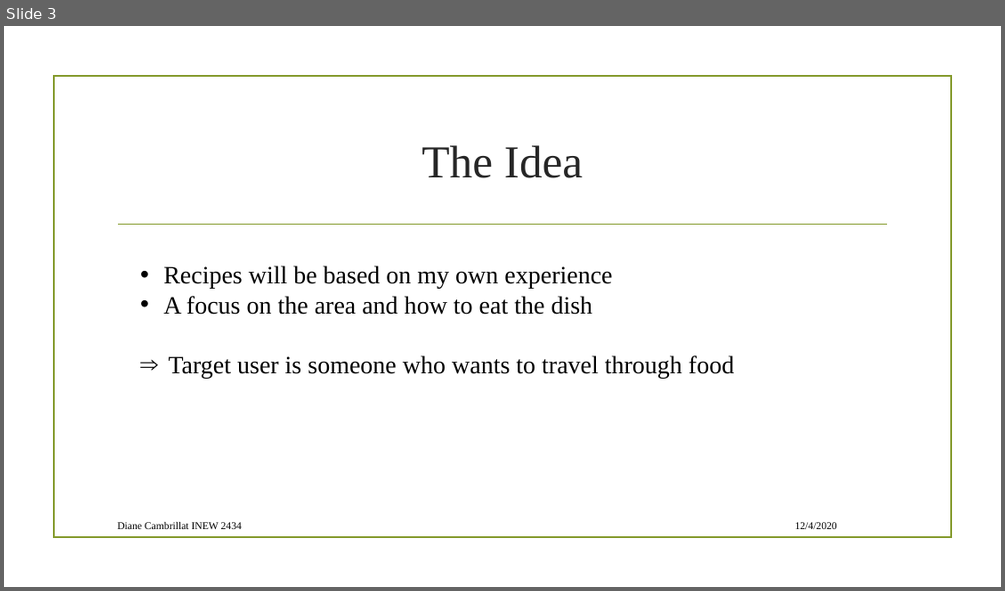
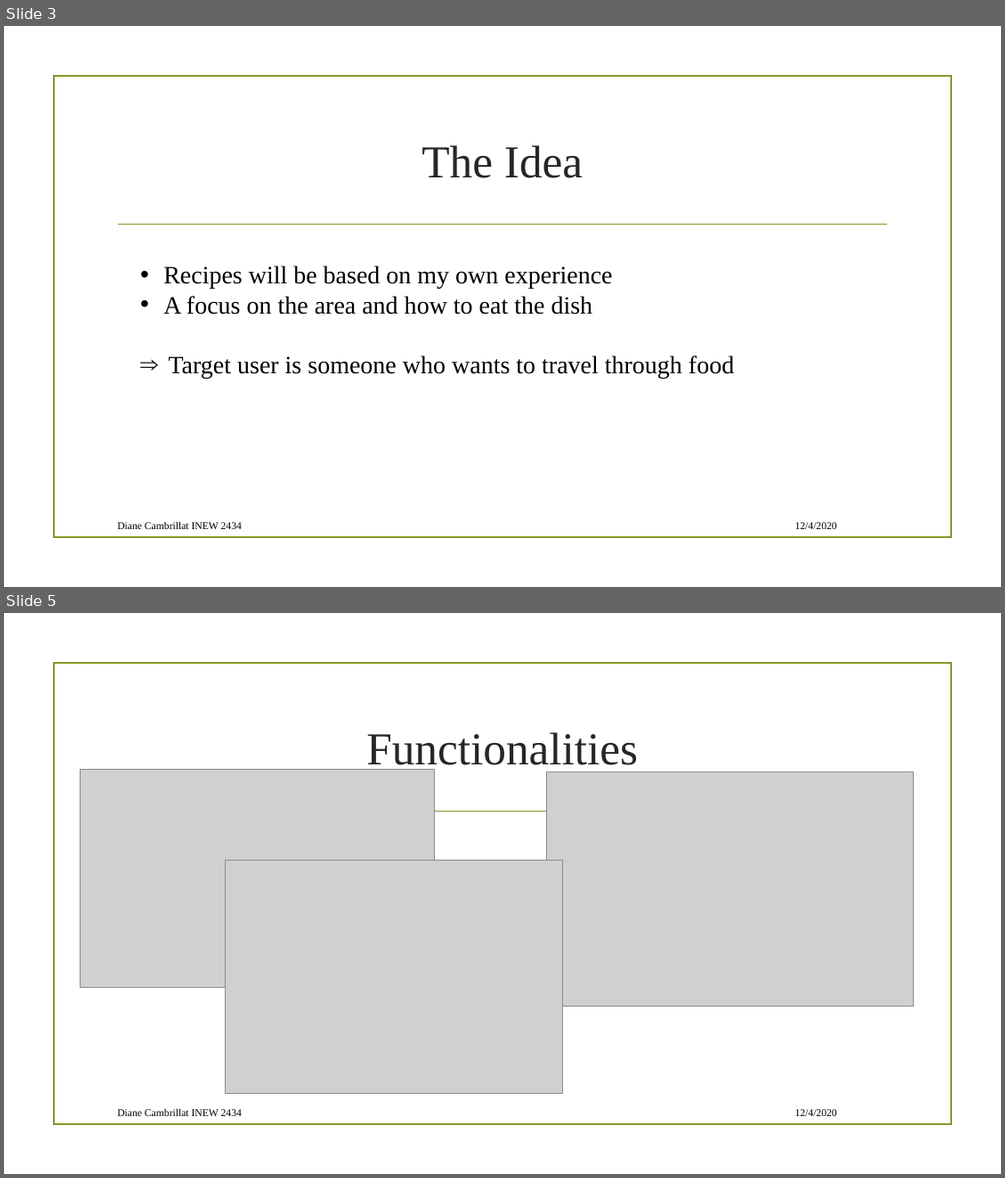
Before and after one commit to diane-cambrillat/project1, a slide deck: presentation.pptx. Shown one above the other, each under a label of ours: slide 3 before the commit, slides 3 and 5 after it; the slides between them are not shown. The pictures are 1005x591 and 1005x1178 pixels, drawn with LibreOffice and Linux fonts; fonts in the diff are those of the drawing; grey boxes stand for pictures; background and template pictures are left out. Boxes give left, top, right and bottom in pixels: in the first picture for what was removed or moved away, otherwise in the second. Text is boxed around its words. In the diff, an @@ line names an element or a change of style, - is before the commit and + after.

```diff
--- a/presentation.pptx
+++ b/presentation.pptx
@@ slide 5 added at (4,613,1001,1174), background picture (left out); not listed: 2 template elements that a slide beside it also shows @@
@@ title added at (366,732,638,774), 44 pt, text #262626 @@
+Functionalities
@@ picture added at (81,770,435,987) @@
@@ picture added at (547,772,914,1006) @@
@@ picture added at (226,860,563,1094) @@
@@ text added at (117,1109,242,1116), 10 pt, text #000000 @@
+Diane Cambrillat INEW 2434
@@ text added at (795,1109,837,1116), 10 pt, text #000000 @@
+12/4/2020
```
Also in this commit, not shown: 2 slides changed, 1 other slide added, 1 other file.
